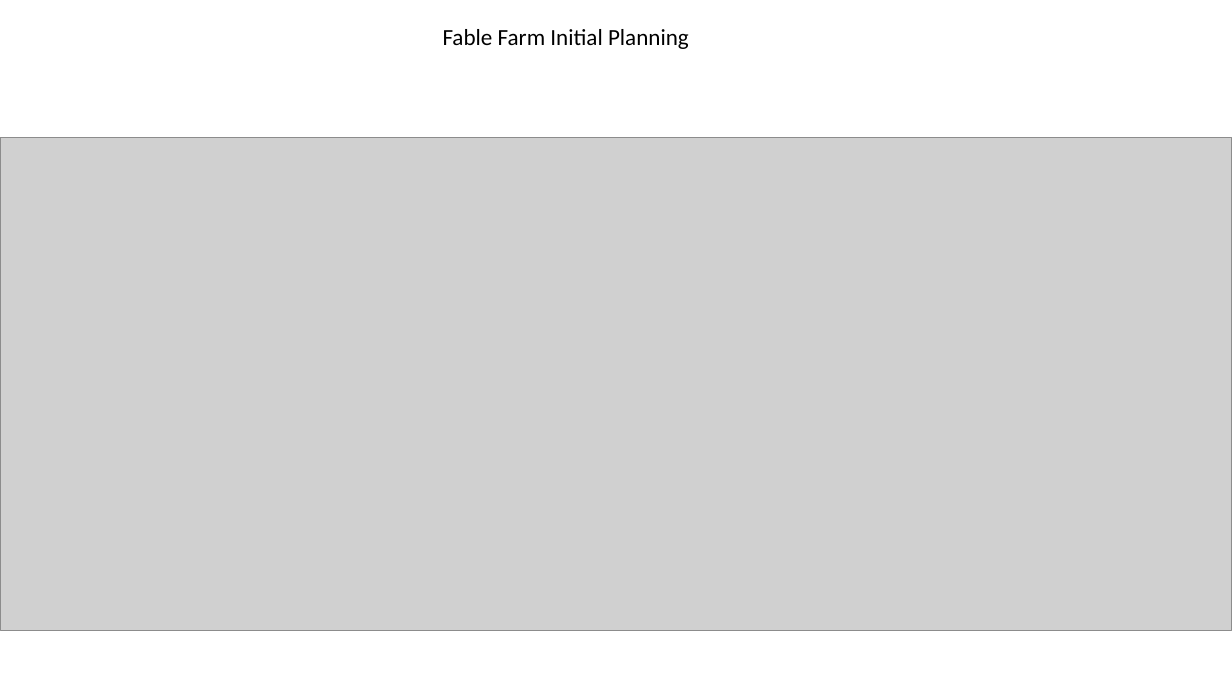
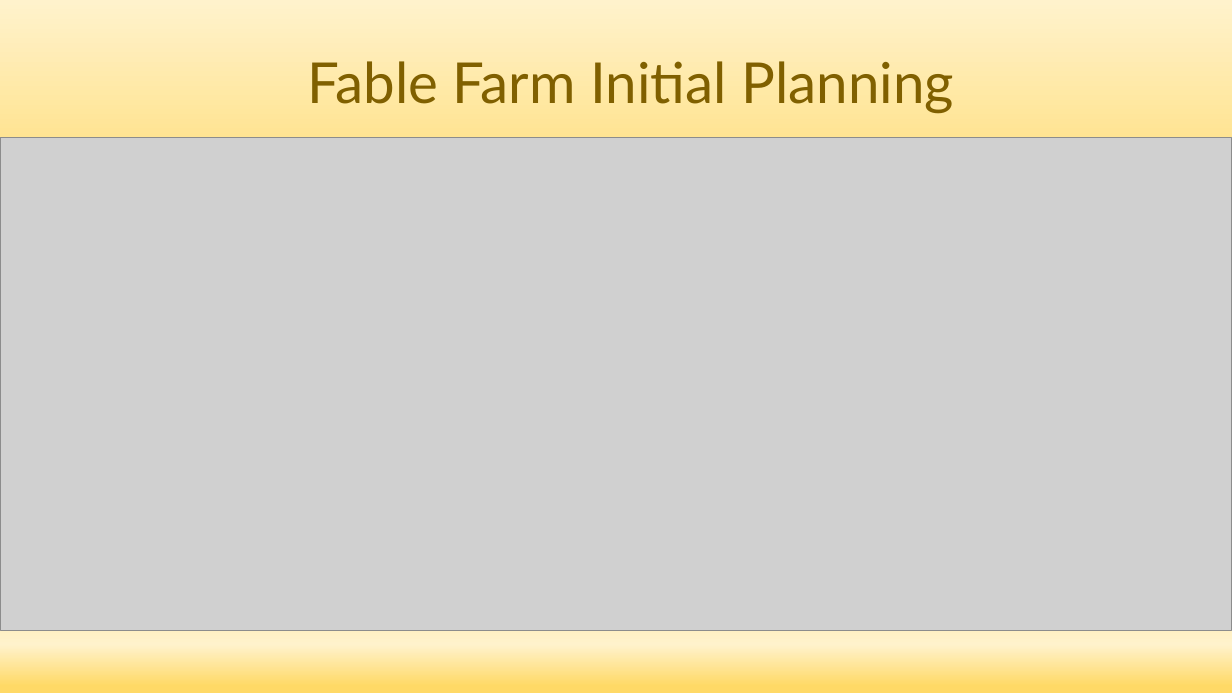
Before and after one commit to weaverjt/Fable-Farm, a slide deck: slide 6 of project_management/Fable Farm.pptx (slide 3 before the commit). Drawn at 1232x693 pixels with LibreOffice and Linux fonts; fonts in the diff are those of the drawing; grey boxes stand for pictures. Boxes give left, top, right and bottom in pixels: in the first picture for what was removed or moved away, otherwise in the second. Text is boxed around its words. In the diff, an @@ line names an element or a change of style, - is before the commit and + after.

```diff
--- a/project_management/Fable Farm.pptx
+++ b/project_management/Fable Farm.pptx
@@ background #FFFFFF to gradient #FFF2CC to #FFD966 to #FFC000 @@
@@ text "Fable Farm Initial Planning" moved from (x1=443, y1=29, x2=689, y2=49) to (x1=308, y1=61, x2=954, y2=114) @@
@@ text "Fable Farm Initial Planning" at (x1=308, y1=61, x2=954, y2=114): size 18 to 44 pt, font Calibri to Lato, text colour #000000 to #806000; alignment left to centre @@
```
Also in this commit, not shown: 2 other slides changed, 5 slides added.
